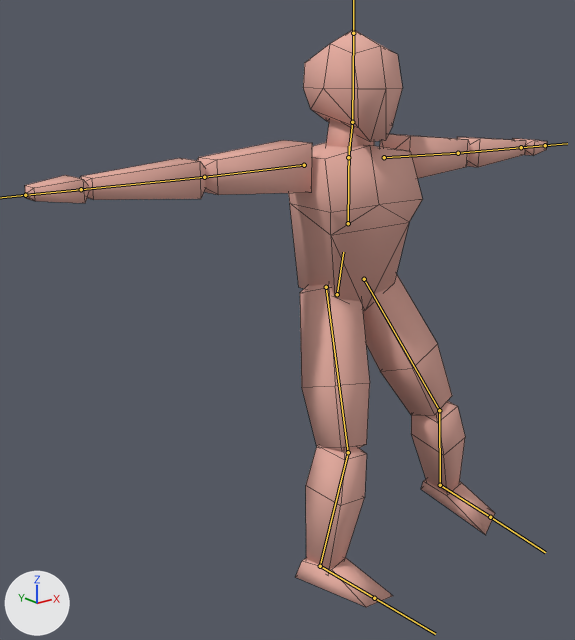
Before and after pictures for a commit that changed the FBX model Assets/Models/Character.fbx.
Before and after are seen from a camera (50 mm lens) standing at (-1.85, -1.98, 1.7) and looking at (-0.19, 0.1, 0.87). The axes (+X, +Y, +Z) are drawn at lower left. The lights are the same throughout. Both versions are drawn at frame 16 of the action 'metarig|Lower-R'; the numbers are the values there. The bones that bend it are drawn over the model as lines. Mesh edges are drawn as thin lines.

In view in the first picture: 'Player'.
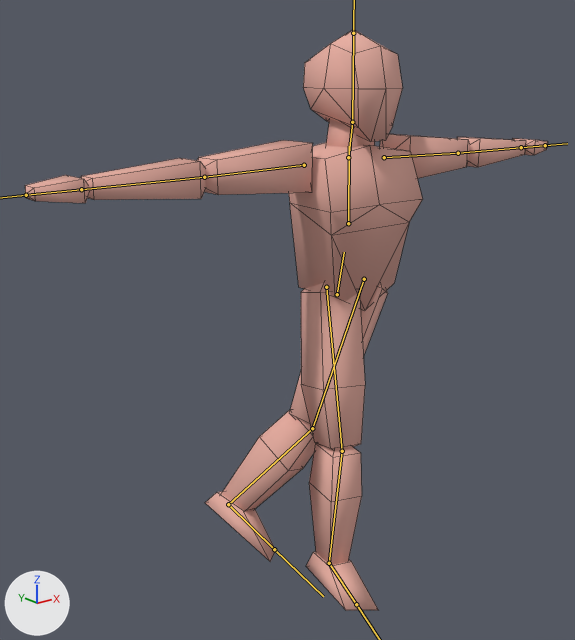
Boxes [x1, y1, x2, y2] around the edits, measured in the pictures (575 x 640 px):
'Player', posed: before [25, 30, 547, 607]; after [25, 30, 548, 610]
bone 'thigh.L', root to tip: before (364, 279) to (439, 410); after (364, 279) to (312, 428)
bone 'shin.L', root to tip: before (439, 410) to (440, 485); after (312, 428) to (228, 504)
bone 'foot.L', root to tip: before (440, 485) to (490, 517); after (228, 504) to (274, 549)
bone 'thigh.R', root to tip: before (326, 287) to (348, 452); after (326, 287) to (342, 451)
bone 'shin.R', root to tip: before (348, 452) to (320, 566); after (342, 451) to (329, 563)
bone 'foot.R', root to tip: before (320, 566) to (374, 598); after (329, 563) to (356, 604)

What the commit changed:
Bone 'thigh.L' (bone_thigh_l) turns from (-20, -5, -20) to (4, -34, 21) degrees about its own x, y and z.
Bone 'shin.L' (bone_shin_l) turns from (27, 10, 1) to (20, 12, -4) degrees about its own x, y and z.
Bone 'foot.L' (bone_foot_l) turns from (0, 0, 0) to (-10, -2, 0) degrees about its own x, y and z.
Bone 'thigh.R' (bone_thigh_r) turns from (-19, -1, 11) to (-13, 13, 5) degrees about its own x, y and z.
Bone 'shin.R' (bone_shin_r) turns from (21, -3, -4) to (11, 0, 0) degrees about its own x, y and z.
Bone 'foot.R' (bone_foot_r) turns from (-5, 8, -10) to (0, 0, 0) degrees about its own x, y and z.
